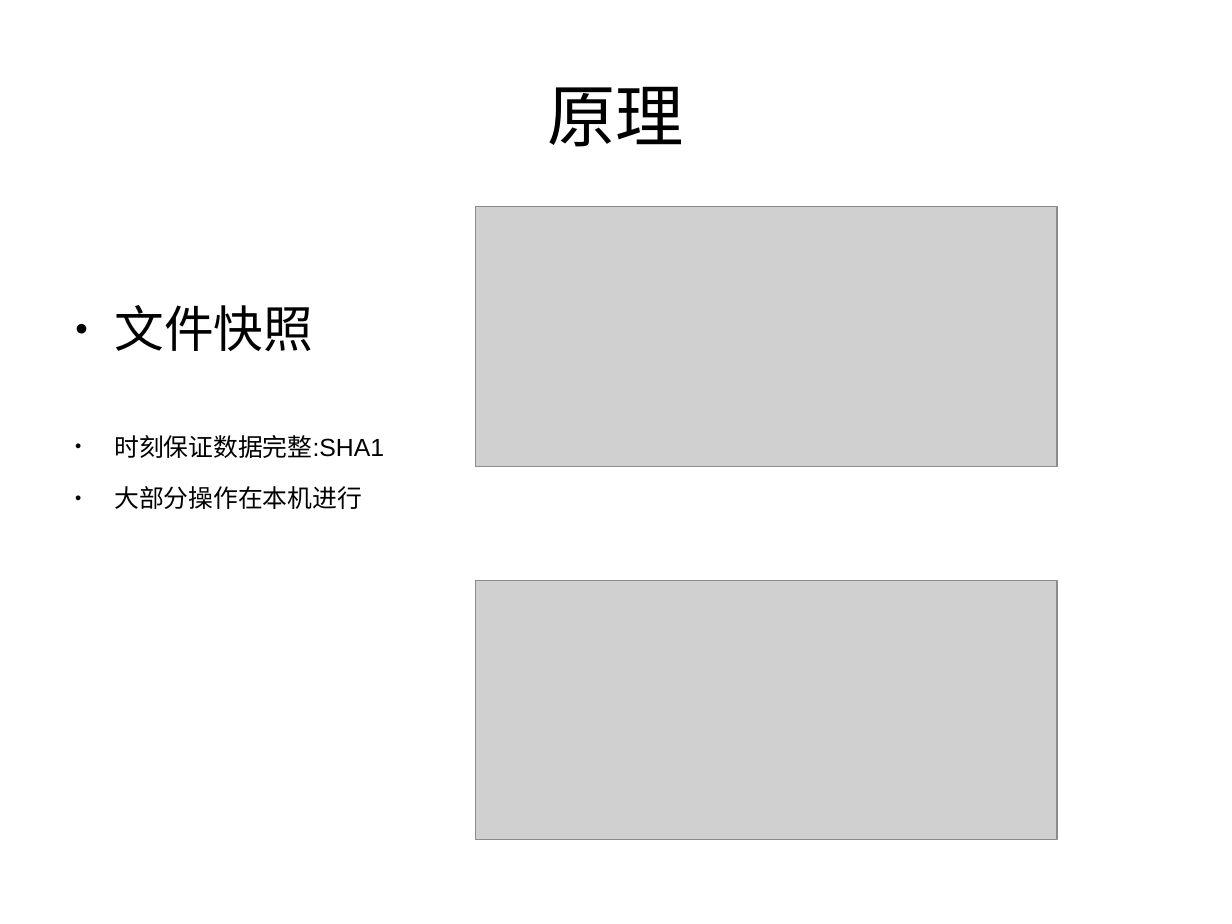
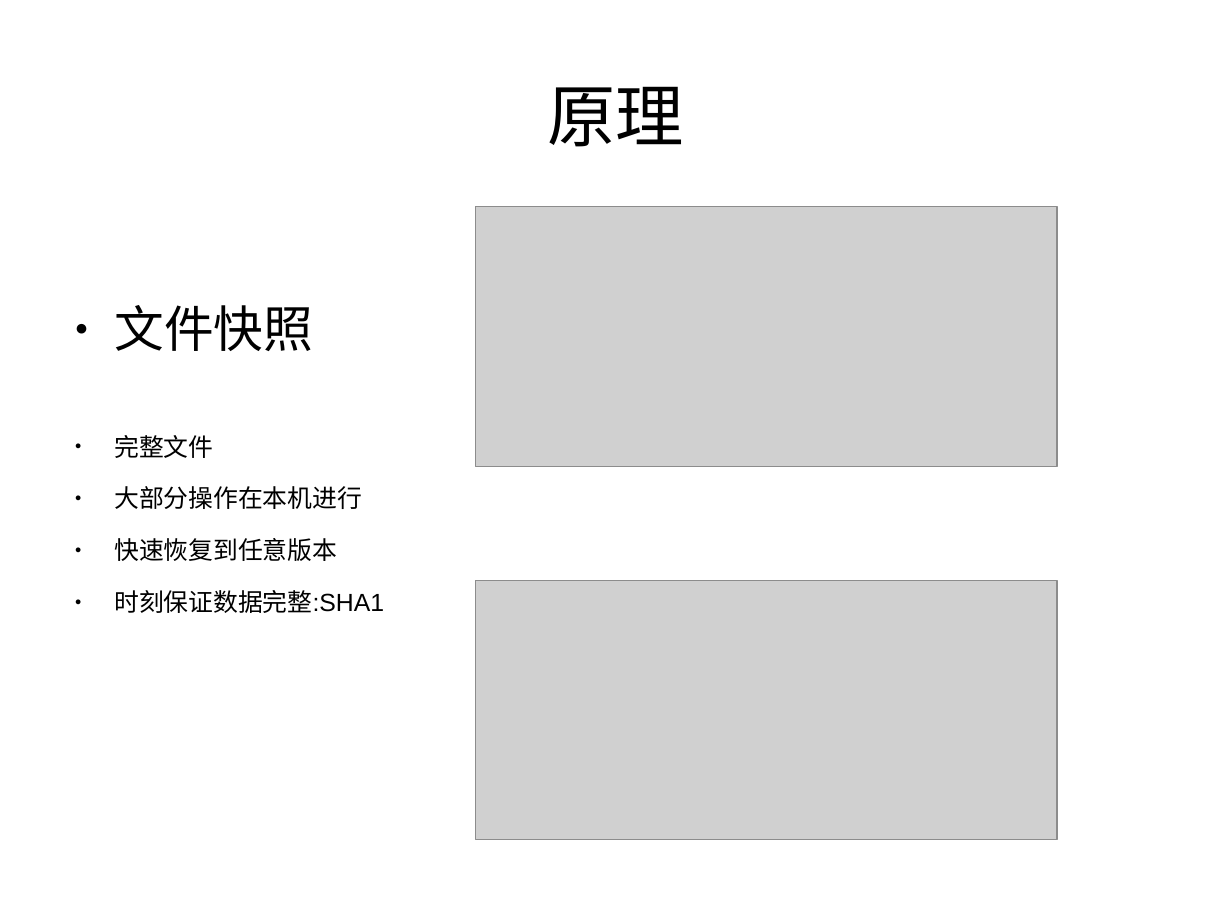
Before and after one commit to qintong91/RockerFmAndroid, a slide deck: slide 4 of git.odp. Drawn at 1232x924 pixels with LibreOffice and Linux fonts; fonts in the diff are those of the drawing; grey boxes stand for pictures. Boxes give left, top, right and bottom in pixels: in the first picture for what was removed or moved away, otherwise in the second. Text is boxed around its words. In the diff, an @@ line names an element or a change of style, - is before the commit and + after.

```diff
--- a/git.odp
+++ b/git.odp
@@ text at box(114, 435, 361, 561): paragraphs added @@
+● 完整文件
+● 大部分操作在本机进行
+● 快速恢复到任意版本
```
Also in this commit, not shown: 6 other slides changed, 9 slides added, 3 slides removed, 5 other files.
